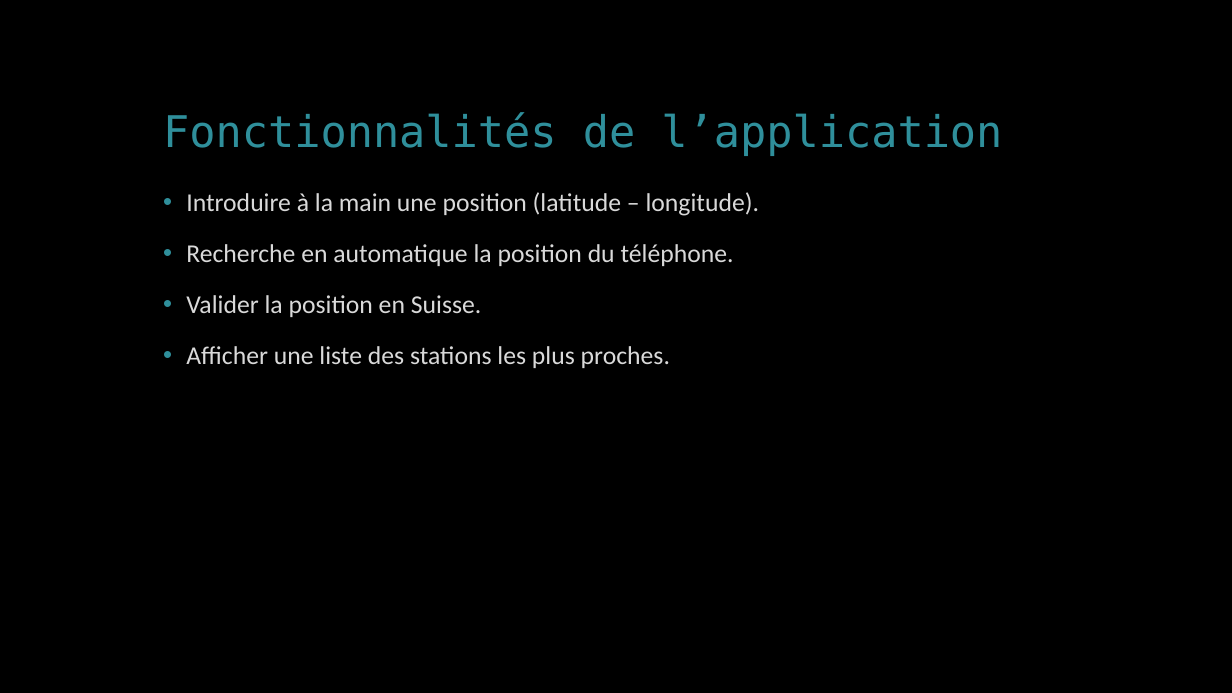
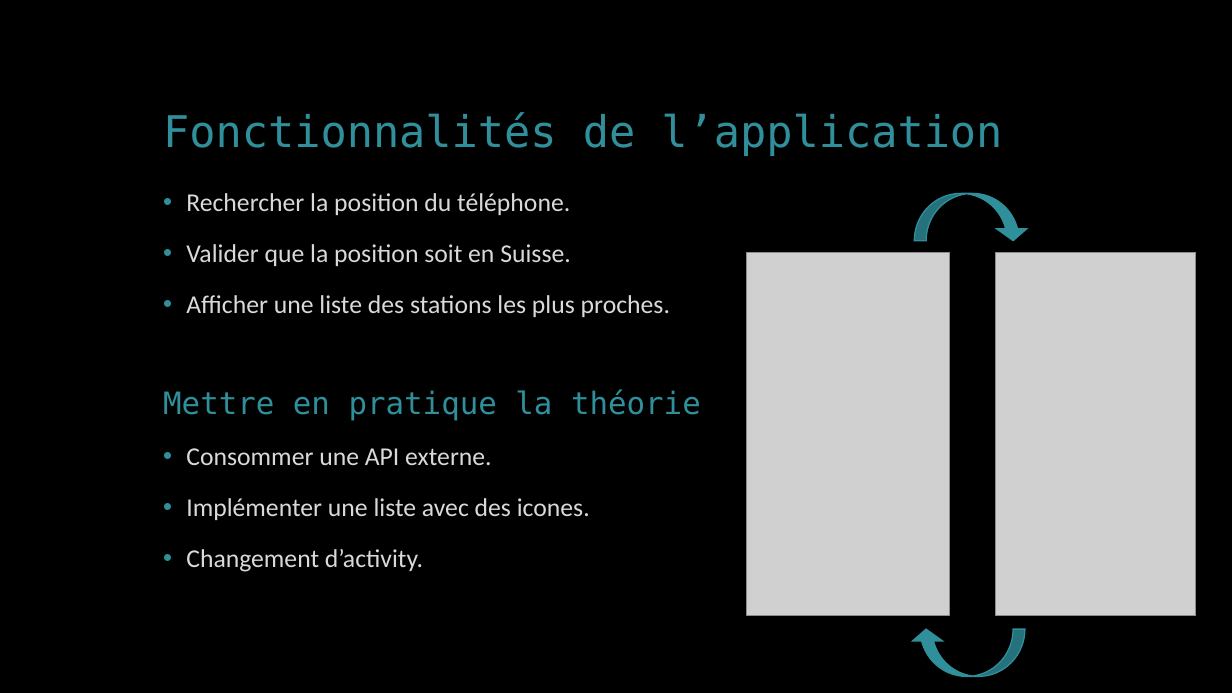
Before and after one commit to CH-KevinDubois/NearestStation, a slide deck: slide 2 of presentation/NearestStationPresentation.pptx. Drawn at 1232x693 pixels with LibreOffice and Linux fonts; fonts in the diff are those of the drawing; grey boxes stand for pictures. Boxes give left, top, right and bottom in pixels: in the first picture for what was removed or moved away, otherwise in the second. Text is boxed around its words. In the diff, an @@ line names an element or a change of style, - is before the commit and + after.

```diff
--- a/presentation/NearestStationPresentation.pptx
+++ b/presentation/NearestStationPresentation.pptx
@@ text at bbox=[186, 193, 571, 266]: text changed @@
-• Introduire à la main une position (latitude – longitude).
-• Recherche en automatique la position du téléphone.
-• Valider la position en Suisse.
+• Rechercher la position du téléphone.
+• Valider que la position soit en Suisse.
@@ curved left arrow added at bbox=[915, 193, 1029, 240], fill #2F8F9B, outline #2F8F9B 1 pt @@
@@ picture added at bbox=[747, 252, 949, 616] @@
@@ picture added at bbox=[996, 252, 1197, 616] @@
@@ text added at bbox=[163, 389, 701, 421], 24 pt, text #2F8F9B @@
+Mettre en pratique la théorie
@@ text at bbox=[186, 448, 590, 572]: paragraphs added @@
+• Consommer une API externe.
+• Implémenter une liste avec des icones.
+• Changement d’activity.
@@ curved left arrow added at bbox=[911, 629, 1025, 677], fill #2F8F9B, outline #2F8F9B 1 pt @@
```
Also in this commit, not shown: 2 other slides changed, 3 slides added, 2 slides removed.
